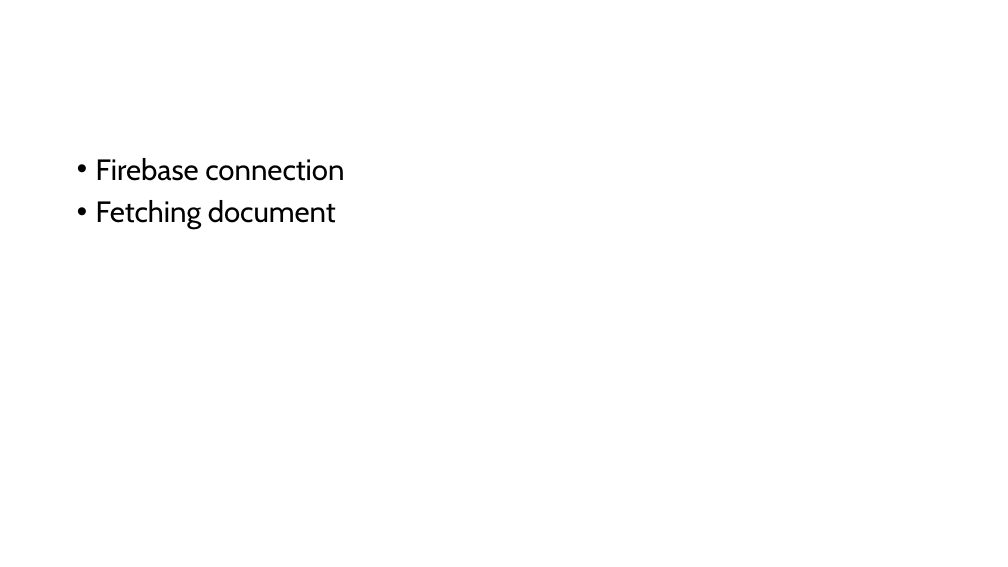
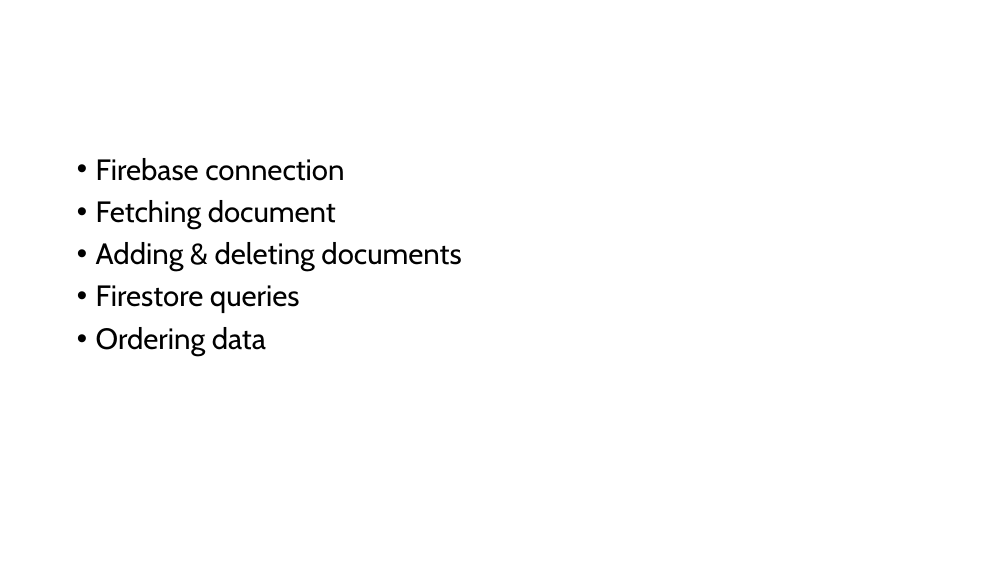
Before and after one commit to PiyushChaturvedii/Batch05, a slide deck: slide 2 of Firebase/firebase.pptx. Drawn at 1008x567 pixels with LibreOffice and Linux fonts; fonts in the diff are those of the drawing. Boxes give left, top, right and bottom in pixels: in the first picture for what was removed or moved away, otherwise in the second. Text is boxed around its words. In the diff, an @@ line names an element or a change of style, - is before the commit and + after.

```diff
--- a/Firebase/firebase.pptx
+++ b/Firebase/firebase.pptx
@@ text at box(96, 242, 461, 356): paragraphs added @@
+• Adding & deleting documents
+• Firestore queries
+• Ordering data
```
Also in this commit, not shown: 10 other files.
